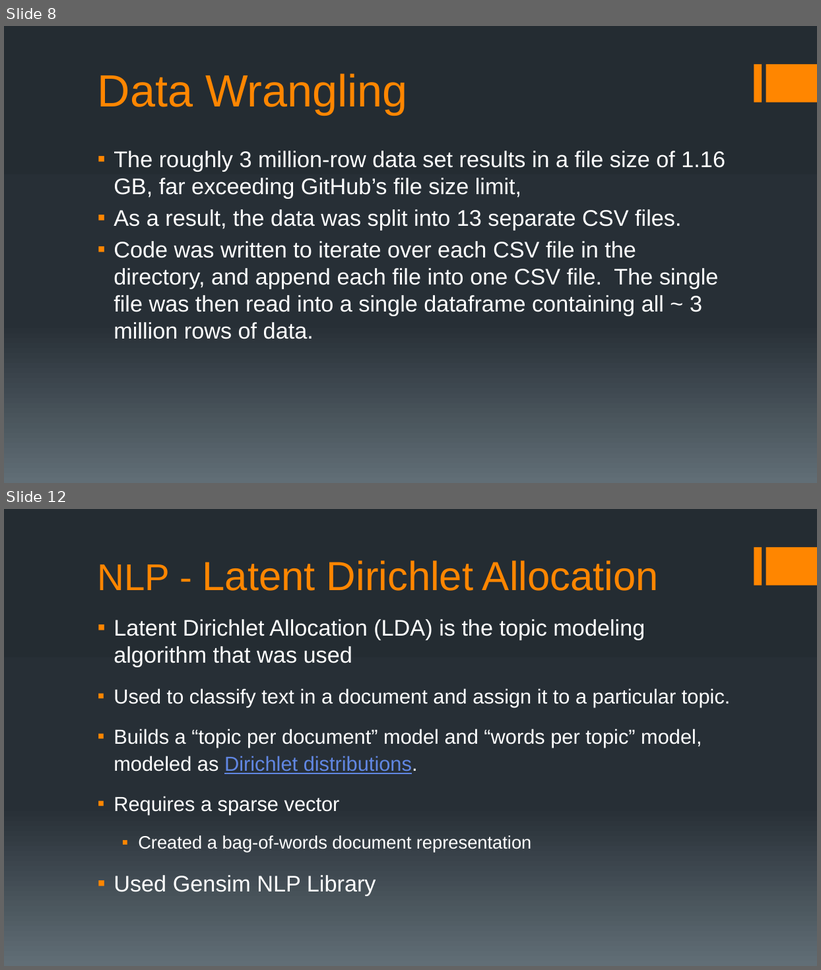
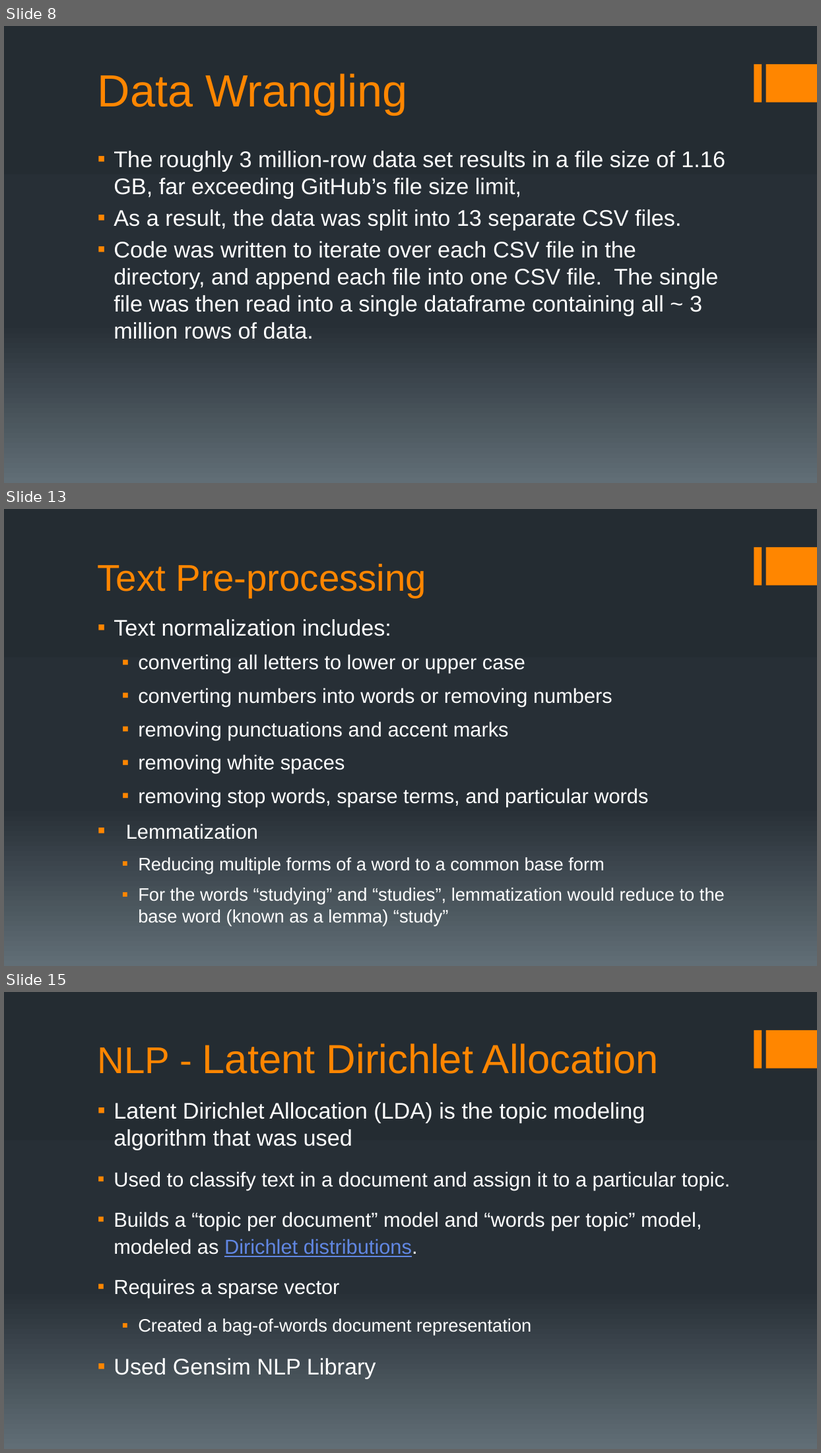
Before and after one commit to chudzikr/Capstone2, a slide deck: reports/Capstone2_Final_Report_Pres.pptx. Shown one above the other, each under a label of ours: slides 8 and 12 before the commit, slides 8, 13 and 15 after it; the slides between them are not shown. The pictures are 821x970 and 821x1453 pixels, drawn with LibreOffice and Linux fonts; fonts in the diff are those of the drawing. Boxes give left, top, right and bottom in pixels: in the first picture for what was removed or moved away, otherwise in the second. Text is boxed around its words. In the diff, an @@ line names an element or a change of style, - is before the commit and + after.

```diff
--- a/reports/Capstone2_Final_Report_Pres.pptx
+++ b/reports/Capstone2_Final_Report_Pres.pptx
@@ slide 13 added at (4,509,817,966), background gradient #242C33 to #273037 to #636D76; not listed: 2 template elements that a slide beside it also shows @@
@@ title added at (98,564,426,598), 33 pt, text #FF8600 @@
+Text Pre-processing
@@ text added at (114,619,725,927), 18 pt, text #FFFFFF @@
+▪ Text normalization includes:
+  ▪ converting all letters to lower or upper case
+  ▪ converting numbers into words or removing numbers
+  ▪ removing punctuations and accent marks
+  ▪ removing white spaces
+  ▪ removing stop words, sparse terms, and particular words
+▪ Lemmatization
+  ▪ Reducing multiple forms of a word to a common base form
+  ▪ For the words “studying” and “studies”, lemmatization would reduce to the base word (known as a lemma) “study”
@@ what was slide 12 is now slide 15 @@
```
Also in this commit, not shown: 1 slide changed, 4 other slides added, 2 slides removed.
